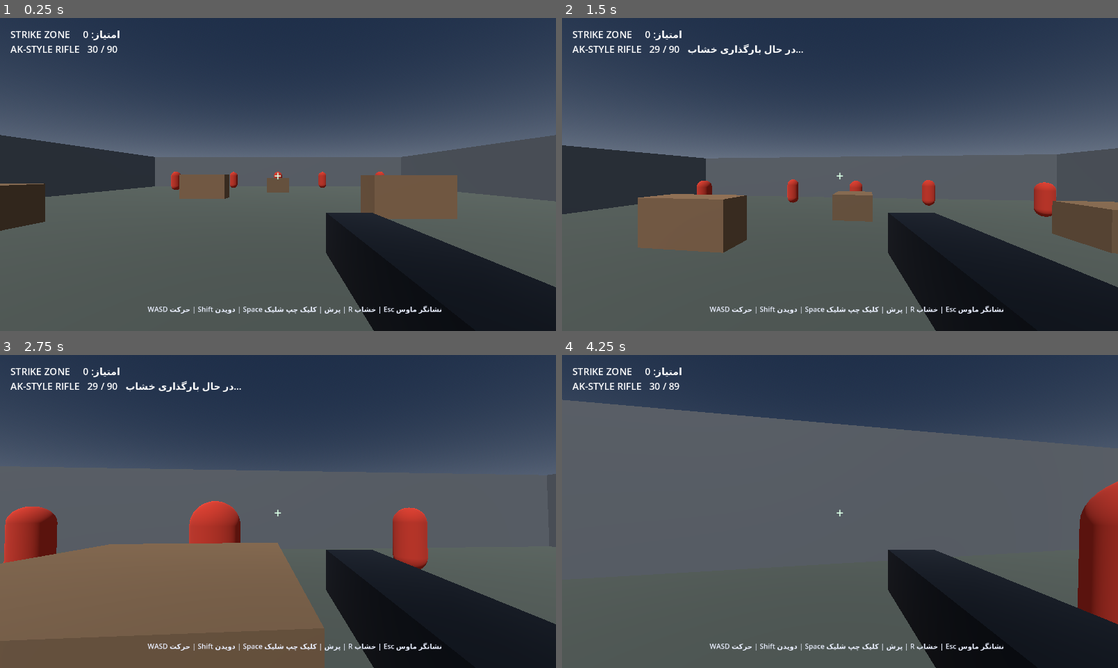
Above: before the commit, frames 1-4 (two rows, left to right).
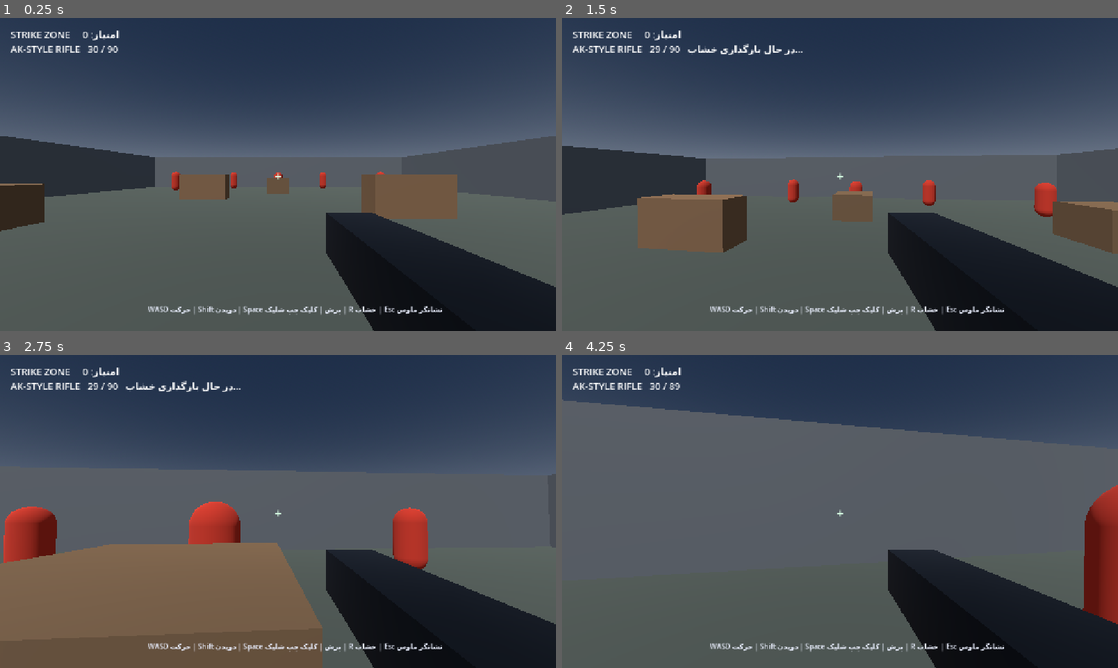
Above: after the commit, the same moments.

Repository: itsalirezajr-design/Empire-of-Lion-and-Sun
Game: Godot game, scene res://scenes/main.tscn
Two runs of this game, one before a commit and one after it. Both use one fixed random seed, a clock stepped at 60 frames per second and the inputs below.
Inputs (mouse positions are in pixels of both pictures, inside the frame that each line leads up to):
- Up to frame 1 (0.25 s): no input
- Up to frame 2 (1.5 s): tap Enter at 0.5 s; move the mouse to (867, 174) at 0.52 s; hold Shift (sprint) 0.53-1.28 s; hold W (move_forward) from 0.53 s (still down); click (867, 174) at 0.67 s; tap Space (jump) at 0.77 s; move the mouse to (812, 174) at 1.27 s; tap R at 1.35 s
- Up to frame 3 (2.75 s): keep holding W (move_forward); tap Space (jump) at 1.52 s; move the mouse to (289, 505) at 2.02 s; hold Shift (sprint) from 2.03 s (still down)
- Up to frame 4 (4.25 s): keep holding W (move_forward); move the mouse to (834, 517) at 2.77 s; release Shift (sprint) at 2.78 s; tap R at 2.85 s; click (834, 517) at 2.92 s; tap Space (jump) at 3.02, 3.77 s; move the mouse to (878, 514) at 3.52 s; hold Shift (sprint) from 3.53 s (still down)

The runs differ from the first frame. In frame 1, 1.3% of the frame differs, in the area x 0-100%, y 4-100%; in frame 2, 1.5%; in frame 3, 1.3%; in frame 4, 1.6%.

Commit message:
Prepare Strike Zone project settings for Android landscape

Diff:
--- a/project.godot
+++ b/project.godot
@@ -9,7 +9,14 @@
 [display]
 window/size/viewport_width=1280
 window/size/viewport_height=720
+window/handheld/orientation=1
+window/stretch/mode="canvas_items"
+
+[physics]
+3d/default_gravity=9.8
+common/physics_ticks_per_second=60
 
 [rendering]
 renderer/rendering_method="gl_compatibility"
 renderer/rendering_method.mobile="gl_compatibility"
+textures/default_filters/use_nearest_mipmap_filter=false
